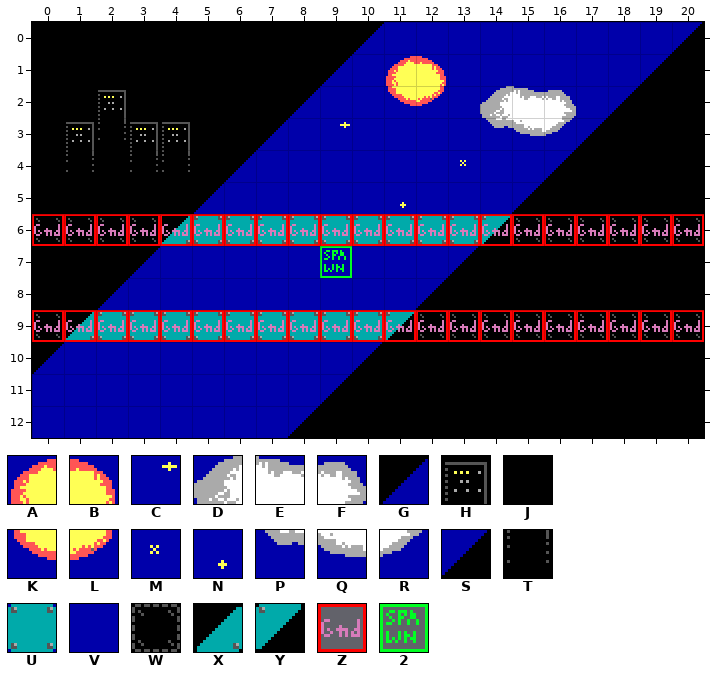
Tiled map: levels/0805.tmx. Above: the version before the commit.
Cells are 16x16 px. Shown: x 0..20, y 0..12.
Key: from "Tileset": A 0, B 1, C 2, D 4, E 5, F 6, G 15, H 16, J 17, K 20, L 21, M 22, N 23, P 24, Q 25, R 26, S 35, T 36, U 40, V 44, W 98, X 156, Y 176; from "obj_layer": Z 1, 2 2.
_ is an empty cell.
Layer "bg" before, first column x 0:
 0 JJJJJJJJJJGVVVVVVVVVS
 1 JJJJJJJJJGVABVVVVVVSJ
 2 JJHJJJJJGVVKLVDEFVSJJ
 3 JHTHHJJGVCVVVVPQRSJJJ
 4 JTJTTJGVVVVVVMVVSJJJJ
 5 JJJJJGVVVVVNVVVSJJJJJ
 6 WWWWXUUUUUUUUUYWWWWWW
 7 JJJGVVVVVVVVVSJJJJJJJ
 8 JJGVVVVVVVVVSJJJJJJJJ
 9 WXUUUUUUUUUYWWWWWWWWW
10 GVVVVVVVVVSJJJJJJJJJJ
11 VVVVVVVVVSJJJJJJJJJJJ
12 VVVVVVVVSJJJJJJJJJJJJ
Layer "col" before, first column x 0:
 0 _____________________
 1 _____________________
 2 _____________________
 3 _____________________
 4 _____________________
 5 _____________________
 6 ZZZZZZZZZZZZZZZZZZZZZ
 7 _________2___________
 8 _____________________
 9 ZZZZZZZZZZZZZZZZZZZZZ
10 _____________________
11 _____________________
12 _____________________
After:
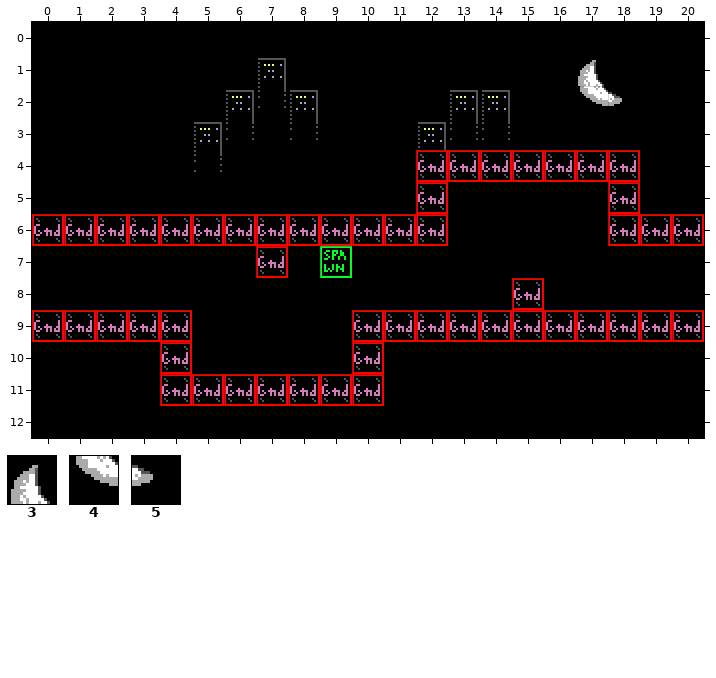
Further tiles: from "Tileset": 3 18, 4 38, 5 39.
From old to new:
Layer "bg":
y 0: x 10..20 GVVVVVVVVVS -> JJJJJJJJJJJ
y 1: x 7 J -> H; x 9..19 GVABVVVVVVS -> JJJJJJJJ3JJ
y 2: x 2 H -> J; x 6..18 JJGVVKLVDEFVS -> HTHJJJJHHJJ45
y 3: x 1..17 HTHHJJGVCVVVVPQRS -> JJJJHTJTJJJHTTJJJ
y 4: x 1 T -> J; x 3..18 TTJGVVVVVVMVVSJJ -> JJTJJJJJJWWWWWWW
y 5: x 5..15 GVVVVVNVVVS -> JJJJJJJWJJJ; x 18 J -> W
y 6: x 4..17 XUUUUUUUUUYWWW -> WWWWWWWWWJJJJJ
y 7: x 3..13 GVVVVVVVVVS -> JJJJWJJJJJJ
y 8: x 2..12 GVVVVVVVVVS -> JJJJJJJJJJJ; x 15 J -> W
y 9: x 1..11 XUUUUUUUUUY -> WWWWJJJJJWW
y 10: x 0..10 GVVVVVVVVVS -> JJJJWJJJJJW
y 11: x 0..10 VVVVVVVVVSJ -> JJJJWWWWWWW
y 12: x 0..8 VVVVVVVVS -> JJJJJJJJJ
Layer "col":
y 4: x 12..18 _______ -> ZZZZZZZ
y 5: x 12 _ -> Z; x 18 _ -> Z
y 6: x 13..17 ZZZZZ -> _____
y 7: x 7 _ -> Z
y 8: x 15 _ -> Z
y 9: x 5..9 ZZZZZ -> _____
y 10: x 4 _ -> Z; x 10 _ -> Z
y 11: x 4..10 _______ -> ZZZZZZZ
